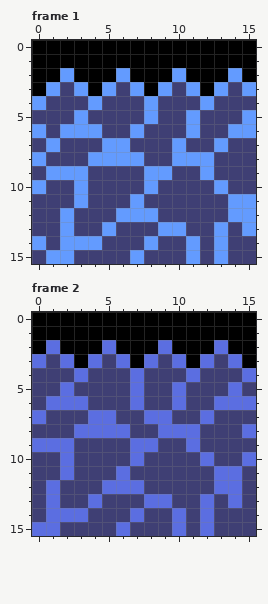
File history of a pixel-art file, Assets/Asesprite Files/Water Cap.aseprite. The first picture shows the starting point.
16x16 pixels, 2 frames. Shown: frame 1, frame 2.
Once edited:
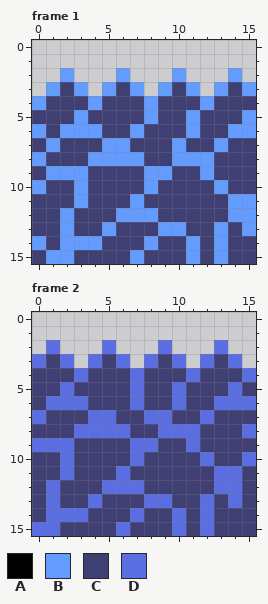
Palette (. is transparent): A #000000  B #639bff  C #3f3f74  D #5b6ee1
The edit:
Changed rows in their new state; - is an unchanged pixel.
Frame 1:
first column x 0:
 0 ................
 1 ................
 2 ..-...-...-...-.
 3 .---.---.---.---
Frame 2:
first column x 0:
 0 ................
 1 ................
 2 .-...-...-...-..
 3 ---.---.---.---.
Changed places in both pictures, as pixel boxes (x1, y1, x2, y2):
erased: (32, 40, 256, 96)
erased: (32, 312, 256, 368)
